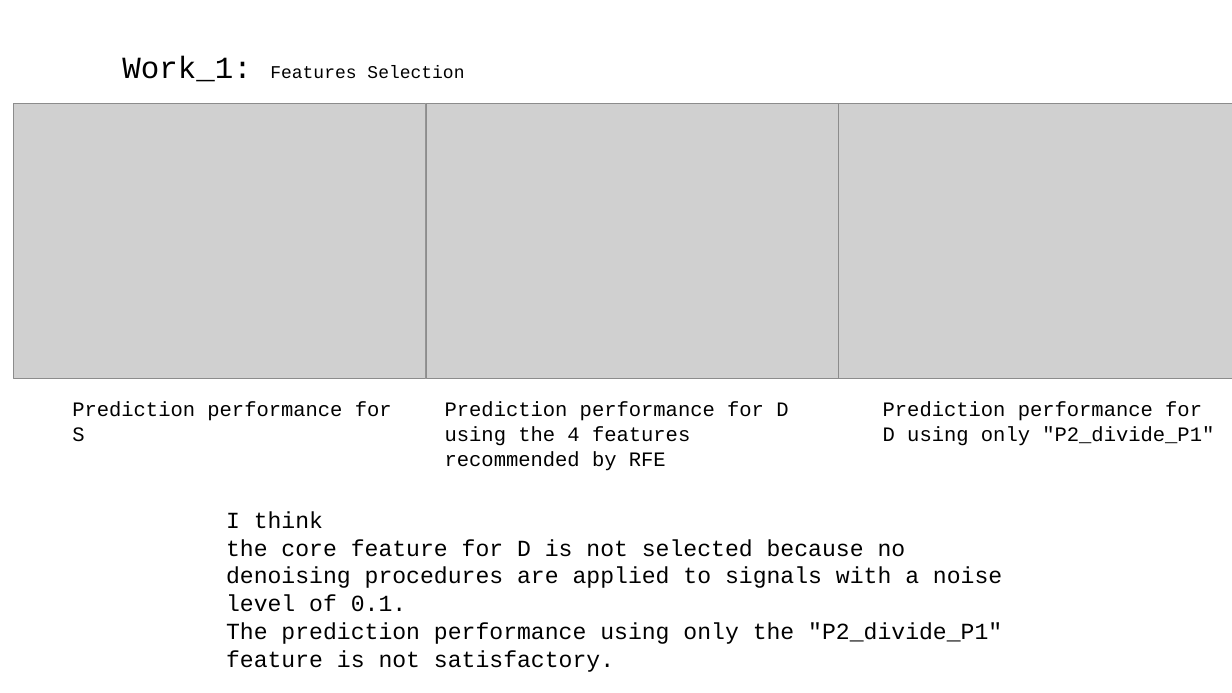
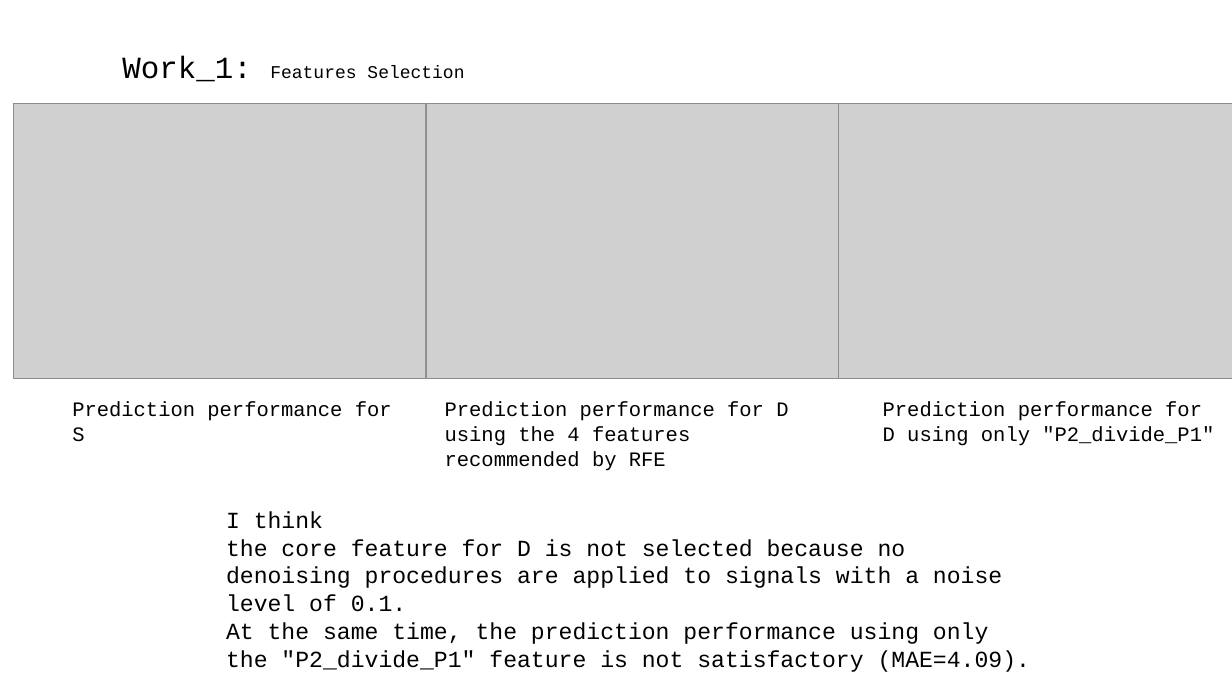
Before and after one commit to A-Big-Tortoise/Presentation, a slide deck: slide 8 of Presentation_821_JiayuChen.pptx. Drawn at 1232x693 pixels with LibreOffice and Linux fonts; fonts in the diff are those of the drawing; grey boxes stand for pictures. Boxes give left, top, right and bottom in pixels: in the first picture for what was removed or moved away, otherwise in the second. Text is boxed around its words. In the diff, an @@ line names an element or a change of style, - is before the commit and + after.

```diff
--- a/Presentation_821_JiayuChen.pptx
+++ b/Presentation_821_JiayuChen.pptx
@@ text at box(226, 622, 1030, 672): text changed @@
-The prediction performance using only the "P2_divide_P1" feature is not satisfactory.
+At the same time, the prediction performance using only the "P2_divide_P1" feature is not satisfactory (MAE=4.09).
```
Also in this commit, not shown: 7 other slides changed.
